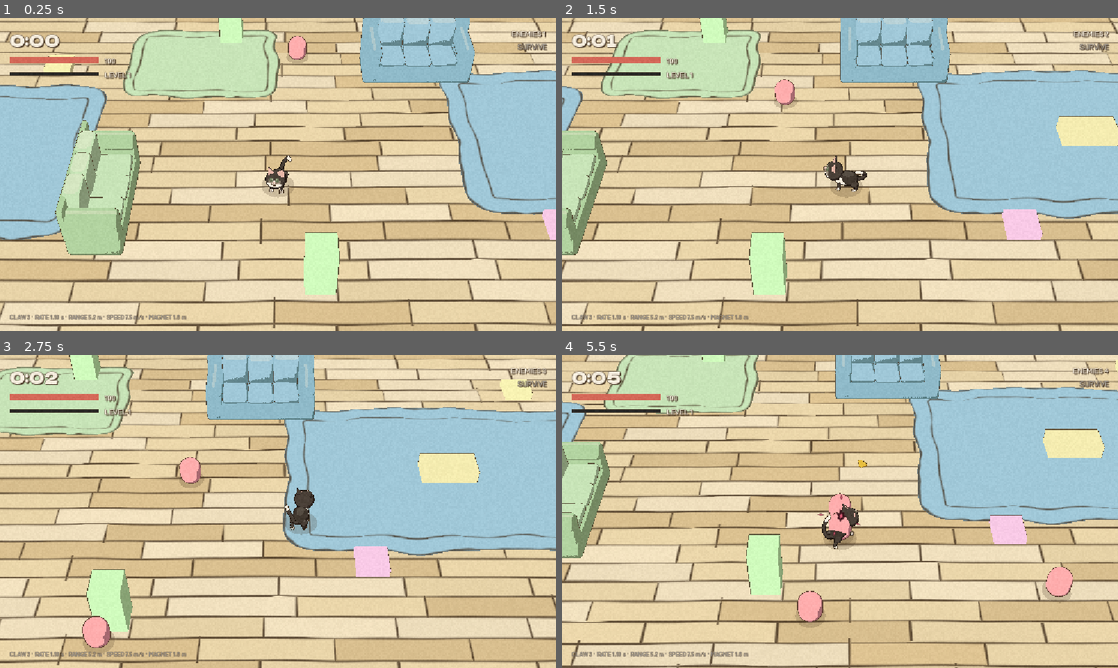
Above: before the commit, frames 1-4 (two rows, left to right).
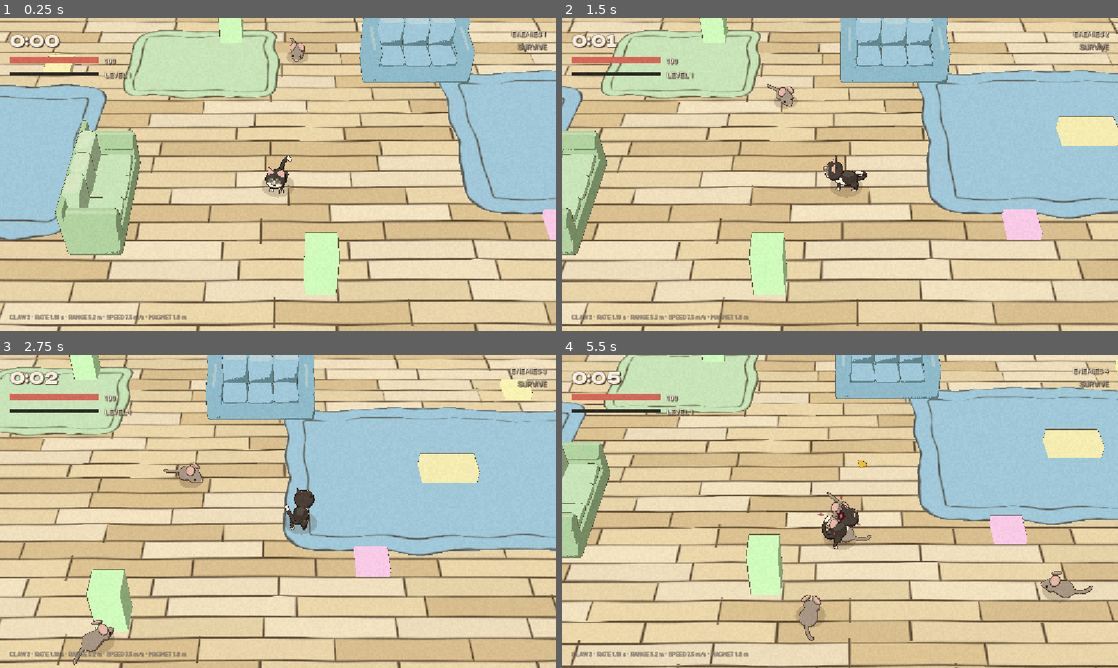
Above: after the commit, the same moments.

Repository: piiieeere/zeucozy
Game: Godot game, scene res://scenes/main.tscn
The game is run twice, just before and just after one commit, with the same random seed, the same clock (stepped at 60 frames per second) and the same inputs.
Inputs (mouse positions are in pixels of both pictures, inside the frame that each line leads up to):
- Up to frame 1 (0.25 s): no input
- Up to frame 2 (1.5 s): tap Enter at 0.5 s; move the mouse to (962, 158) at 0.52 s; hold D (move_right) 0.53-1.25 s; tap O at 0.6 s; click (962, 158) at 0.67 s; drag from (728, 190) to (812, 237) at 1.27 s
- Up to frame 3 (2.75 s): move the mouse to (333, 442) at 2.02 s; hold D (move_right) from 2.03 s (still down); tap R at 2.1 s; click (333, 442) at 2.17 s
- Up to frame 4 (5.5 s): release D (move_right) at 2.75 s; drag from (812, 574) to (673, 464) at 2.77 s; move the mouse to (1006, 558) at 3.52 s; hold A (move_left) 3.53-4.25 s; tap 2 at 3.6 s; click (1006, 558) at 3.67 s; drag from (673, 464) to (756, 433) at 4.27 s; move the mouse to (867, 511) at 5.02 s; hold S (move_down) from 5.03 s (still down); tap 4 at 5.1 s; click (867, 511) at 5.17 s

The runs differ from the first frame. In frame 1, 0.2% of the frame differs, in the area x 51-56%, y 5-14%; in frame 2, 0.2%; in frame 3, 0.7%; in frame 4, 1.3%, in the area x 42-96%, y 43-92%.

Commit message:
Refactor code structure for improved readability and maintainability

Diff:
--- a/scenes/enemies/chaser.tscn
+++ b/scenes/enemies/chaser.tscn
@@ -8,10 +8,6 @@
 height = 0.02
 radial_segments = 16
 rings = 0
-
-[sub_resource type="CapsuleMesh" id="CapsuleMesh_body"]
-radius = 0.55
-height = 1.5
 
 [sub_resource type="CylinderShape3D" id="CylinderShape3D_body"]
 height = 1.3
@@ -29,8 +25,8 @@
 max_health = 3
 contact_damage = 15
 xp_drop = 1
-body_color = Color(1, 0.678431, 0.678431, 1)
-outline_thickness = 0.028
+model_path = "res://assets/models/enemy_souris.glb"
+model_variant = "souris"
 
 [node name="CollisionShape3D" type="CollisionShape3D" parent="."]
 transform = Transform3D(1, 0, 0, 0, 1, 0, 0, 0, 1, 0, 0.65, 0)
@@ -41,8 +37,6 @@
 mesh = SubResource("CylinderMesh_shadow")
 
 [node name="Body" type="MeshInstance3D" parent="."]
-transform = Transform3D(1, 0, 0, 0, 1, 0, 0, 0, 1, 0, 0.75, 0)
-mesh = SubResource("CapsuleMesh_body")
 
 [node name="Hurtbox" type="Area3D" parent="."]
 collision_layer = 32
--- a/scripts/enemy.gd
+++ b/scripts/enemy.gd
@@ -3,9 +3,13 @@
 
 ## Ennemi de base — suit le joueur et lui fait mal au contact.
 ##
-## Le modele reste un placeholder : l'aspirateur, le chien et le concombre ne
-## sont pas modelises ("Pipeline 3D"). La forme est une primitive cel-shadee,
-## histoire que la scene se lise dans le meme registre que le chat.
+## DEUX APPARENCES POSSIBLES, et une seule ligne les separe :
+##
+##   * `model_path` vide  -> une PRIMITIVE cel-shadee (`body_color` +
+##     `outline_thickness`). C'est ce qui reste de la brute, en attendant que
+##     l'aspirateur, le chien et le concombre soient modelises ("Pipeline 3D") ;
+##   * `model_path` rempli -> un .glb habille par `CelProp`, comme le canape et
+##     les ramassables. C'est le cas du chaser depuis la souris.
 
 signal defeated(world_position: Vector3, xp_value: int)
 
@@ -17,9 +21,29 @@
 @export var body_color: Color = Color("#FFADAD")
 ## Epaisseur du contour, en unites monde — proportionnelle a la taille de la
 ## forme, sinon le placeholder parait sur-cerne ("Visual Art Direction" §11).
+## Ne sert qu'aux ennemis restes en primitive : un .glb prend celle de sa famille.
 @export var outline_thickness: float = 0.03
 
+## Le modele, quand l'ennemi en a un. Vide = primitive — voir l'en-tete.
+@export var model_path: String = ""
+## La variante de palette dans `CelProp.PALETTES`. Vide n'a de sens que si
+## `model_path` l'est aussi.
+@export var model_variant: String = ""
+
+## Vitesse de rotation du modele vers le chat.
+##
+## ⚠️ ELLE N'EXISTE QUE DEPUIS QU'UN ENNEMI A UN AVANT. Tant que les deux
+## ennemis etaient une capsule et une sphere, rien ici ne tournait — et personne
+## ne pouvait s'en apercevoir, une primitive de revolution ayant la meme
+## silhouette sous tous les caps. Une souris qui glisse en crabe, elle, se voit
+## immediatement.
+##
+## Plus vive que celle du chat (12,0 pour ~7,5 m/s) rapportee a sa vitesse : une
+## souris pivote sec, c'est ce qui la separe d'un objet pousse.
+@export var turn_speed: float = 10.0
+
 const CelStyle := preload("res://scripts/systems/cel_style.gd")
+const CelProp := preload("res://scripts/systems/cel_prop.gd")
 
 @onready var damage_area: Area3D = $DamageArea
 @onready var body: MeshInstance3D = $Body
@@ -50,12 +74,26 @@
 	# competence ne cherche plus rien elle-meme, elle demande au jeu.
 	add_to_group("enemies")
 	current_health = max_health
-	CelStyle.apply_outlined(body, body_color, outline_thickness)
+
+	if model_path.is_empty():
+		CelStyle.apply_outlined(body, body_color, outline_thickness)
+	else:
+		# `dress` et non `spawn` : le noeud `Body` existe deja dans la scene, et
+		# une vague en pose jusqu'a cinq d'un coup. Instancier la PackedScene du
+		# .glb par ennemi ajouterait un Node3D chacun pour un maillage et des
+		# materiaux qui sont de toute facon partages (le cache de `CelProp`).
+		CelProp.dress(body, model_path, model_variant, CelProp.CREATURE)
+
 	CelStyle.apply_contact_shadow(shadow)
 
 
 func setup(new_target: Node3D, difficulty_scale: float) -> void:
 	target = new_target
+
+	# Le cap est POSE d'un coup a l'apparition, jamais interpole depuis le cap
+	# par defaut : un ennemi qui nait dos au chat et pivote en 0,2 s se lit comme
+	# s'il avait hesite, alors qu'il vient d'arriver.
+	_face_target(INF)
 	max_health = max(1, int(round(max_health * difficulty_scale)))
 	current_health = max_health
 	base_speed *= 1.0 + (difficulty_scale - 1.0) * 0.35
@@ -95,6 +133,7 @@
 		velocity = Vector3.ZERO
 
 	move_and_slide()
+	_face_target(delta)
 
 	if damage_cooldown > 0.0:
 		return
@@ -118,6 +157,34 @@
 			break
 
 
+## Le modele regarde LA CIBLE, jamais sa propre vitesse — et la nuance ne se voit
+## que quand le recul entre en jeu. Un ennemi repousse recule en CONTINUANT de
+## faire face au chat ; s'il s'orientait sur sa vitesse, il partirait en marche
+## arriere puis ferait demi-tour, ce qui se lit comme une fuite et non comme un
+## coup encaisse.
+##
+## C'est `$Body` qui tourne, jamais le CharacterBody3D — meme partage que le
+## chat, dont seul `$Model` pivote. Les formes de collision sont un cylindre et
+## deux spheres : les faire tourner ne changerait rien, mais ca ferait croire au
+## lecteur suivant que l'orientation compte pour la physique.
+##
+## Un objet Godot tourne de rotation.y regarde (-sin y, 0, -cos y) : d'ou l'atan2
+## sur les composantes negatives. Meme formule que `player._face_direction`.
+## `delta` infini pose le cap d'un coup (voir `setup`).
+func _face_target(delta: float) -> void:
+	if not is_instance_valid(target):
+		return
+
+	var to_target := target.global_position - global_position
+	to_target.y = 0.0
+
+	if to_target.length_squared() < 1.0e-6:
+		return
+
+	var wanted := atan2(-to_target.x, -to_target.z)
+	body.rotation.y = lerp_angle(body.rotation.y, wanted, 1.0 - exp(-turn_speed * delta))
+
+
 ## Repousse. `direction` est la direction DU CHAT VERS L'ENNEMI, deja normalisee
 ## par l'appelant : c'est lui qui sait d'ou vient l'onde, pas nous.
 ##
--- a/scripts/systems/cel_prop.gd
+++ b/scripts/systems/cel_prop.gd
@@ -31,6 +31,22 @@
 ## valeur et non par la ligne.
 const MEUBLE := "meuble"
 const PICKUP := "pickup"
+
+## ⚠️ LE MEME NOM DE FAMILLE QUE `PICKUP`, DELIBEREMENT — ce n'est pas un oubli,
+## et c'est pour ca que c'est un alias et non une 3e entree de `FAMILIES`.
+##
+## Une creature (la souris, et les ennemis modelises qui suivront) demande
+## exactement les trois memes nombres qu'un ramassable : un trait de 0,036 —
+## la borne du PIXEL, pas un gout —, un trait PLEIN puisqu'elle n'est pas du
+## decor (§2ter.A), et un biais d'ombre neutre puisque ses normales balaient tout
+## l'hemisphere comme celles de n'importe quel volume rond.
+##
+## La boule de poils a deja tranche ce point une fois : "trois nombres
+## identiques, c'est une entree de dictionnaire en moins a tenir synchronisee".
+## Un alias donne le nom juste au site d'appel — `CelProp.CREATURE` dans
+## `enemy.gd` — sans recopier les nombres. Le jour ou une creature demandera
+## vraiment autre chose, cette ligne devient une entree, et c'est tout.
+const CREATURE := PICKUP
 
 ## Epaisseur du trait du MOBILIER, en unites monde.
 ##
@@ -195,6 +211,30 @@
 		# valeurs. §5 tient — le tuxedo du chat est deja fait de ca.
 		"poils_clairs": Color("#B3A895"),
 	},
+	# La SOURIS — le premier ennemi modelise. Trois matieres, dont deux sont des
+	# ZONES peintes sur la meme bete et non des objets a part : la peau nue
+	# (museau + interieur des oreilles) et l'oeil.
+	#
+	# Le taupe est borne des DEUX cotes, et aucune borne n'est un gout :
+	#
+	#   * au-dessus de ~0,85 de valeur il rejoint le parquet (#F5ECD8 a #E8D4A8,
+	#     0,91 a 0,96) et l'ennemi cesse de se detacher du sol — exactement le mur
+	#     que le projectile jaune pale a paye, moins de 0,10 d'ecart ;
+	#   * en dessous de ~0,40 il rejoint le pelage du chat (0,29). Dans un
+	#     survivor le joueur trie a la VALEUR avant de trier a la forme (§15), et
+	#     un ennemi de la meme valeur que le personnage se perd dans la melee.
+	#
+	# `#A89684` tombe a 0,66, et il est CHAUD — hue ~30°, saturation 21 %. §17
+	# interdit explicitement le gris neutre.
+	#
+	# La queue est en `pelage` et non en peau rose, alors qu'une vraie queue de
+	# souris est rose nue : a 0,91 de valeur sur un parquet a 0,93, elle
+	# disparaitrait. Le rose ne tient que la ou il est cerne de pelage.
+	"souris": {
+		"pelage": Color("#A89684"),
+		"peau": Color("#E8B8A8"),
+		"oeil": Color("#3D2B1A"),
+	},
 }
 
 const FALLBACK_COLOR := Color("#A0C8D8")
--- a/scripts/tests/prop_test.gd
+++ b/scripts/tests/prop_test.gd
@@ -32,6 +32,7 @@
 const COUCH := "res://assets/models/prop_canape.glb"
 const KIBBLE := "res://assets/models/xp_croquette.glb"
 const HAIRBALL := "res://assets/models/projectile_boule_poils.glb"
+const MOUSE := "res://assets/models/enemy_souris.glb"
 
 ## Ce que le banc ne peut PAS deduire d'une boite englobante. Une entree par
 ## modele, et rien de plus que ce qui lui est propre.
@@ -59,6 +60,12 @@
 	# le parquet que le jeu ne produit pas.
 	HAIRBALL: {"variant": "boule_poils", "family": CelProp.PICKUP, "seat": -1.0,
 			"hover": 0.70, "prefix": "hairball"},
+	# La souris. `hover` = 0 : elle POSE, comme le canape — le banc doit donc
+	# montrer son encre tranchee par le parquet, puisque le jeu la tranchera
+	# aussi. `CREATURE` est l'alias de `PICKUP` : voir cel_prop.gd, les trois
+	# nombres sont les memes et c'est voulu.
+	MOUSE: {"variant": "souris", "family": CelProp.CREATURE, "seat": -1.0,
+			"hover": 0.0, "prefix": "souris"},
 }
 
 const CAPTURE_DIR := "C:/Users/tibo/AppData/Local/Temp/claude/c--Users-tibo-Games-zeucozy/42e46b8e-306f-4ae8-91c9-344ef69f4749/scratchpad"
Binary file added: assets/models/enemy_souris.glb
Not shown, added: assets/models/enemy_souris.glb.import
Not shown: 1 places in scenes/enemies/chaser.tscn that only renumber resources
Not shown, changed: CLAUDE.md
Not shown, added: tools/build_mouse.py
